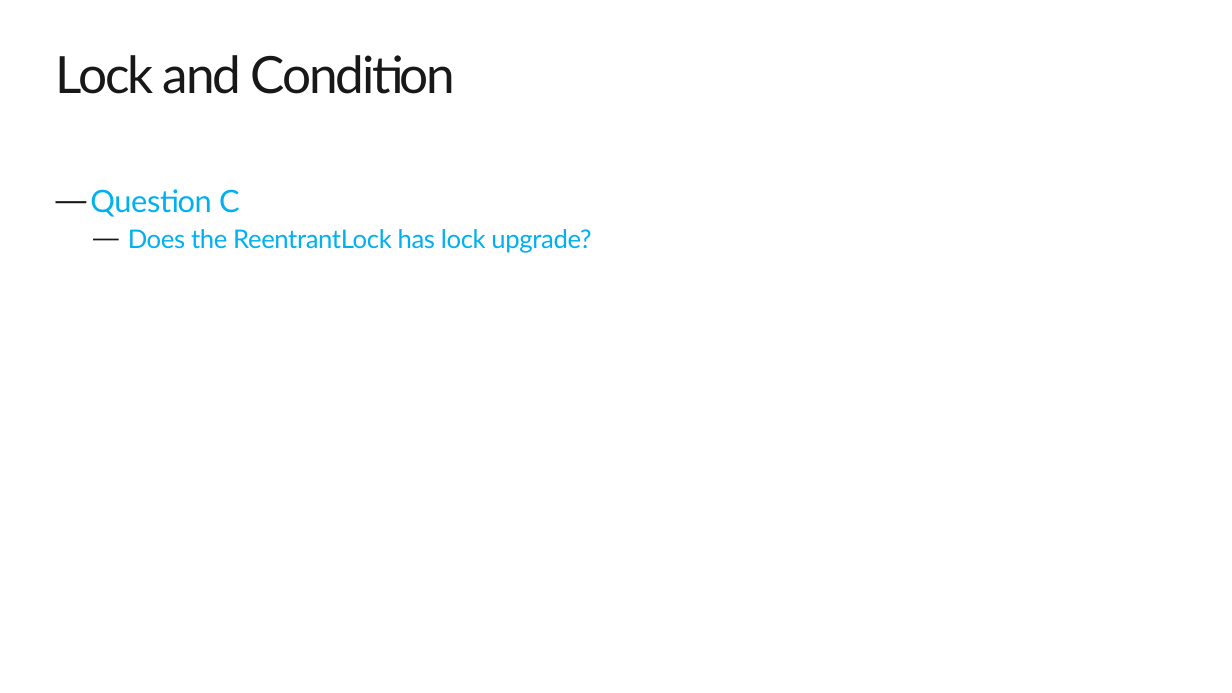
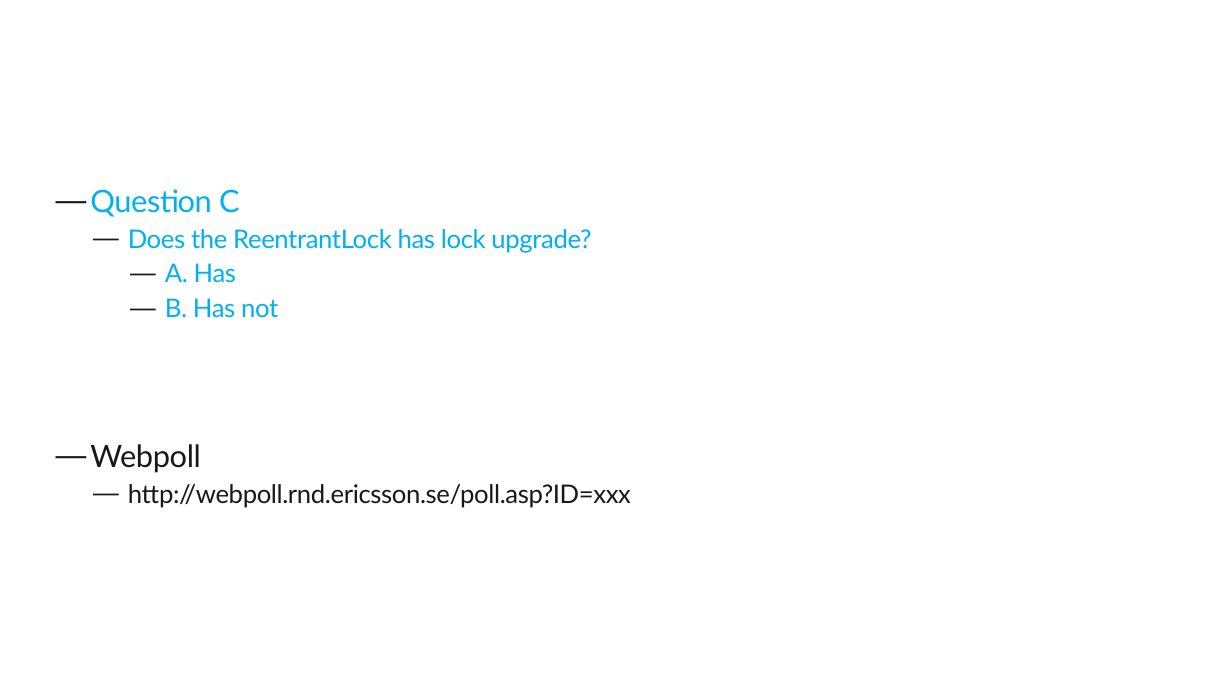
Before and after one commit to exiaoqu/ProducerConsumerProblemInJava, a slide deck: slide 34 of Producer and Consumer in Java.pptx (slide 17 before the commit). Drawn at 1232x693 pixels with LibreOffice and Linux fonts; fonts in the diff are those of the drawing; background and template pictures are left out. Boxes give left, top, right and bottom in pixels: in the first picture for what was removed or moved away, otherwise in the second. Text is boxed around its words. In the diff, an @@ line names an element or a change of style, - is before the commit and + after.

```diff
--- a/Producer and Consumer in Java.pptx
+++ b/Producer and Consumer in Java.pptx
@@ title removed at <box>56,55,456,94</box> @@
-Lock and Condition
@@ text at <box>90,263,631,508</box>: paragraphs added @@
+    — A. Has
+    — B. Has not
+— Webpoll
+  — http://webpoll.rnd.ericsson.se/poll.asp?ID=xxx
```
Also in this commit, not shown: 3 other slides changed, 1 other file.
